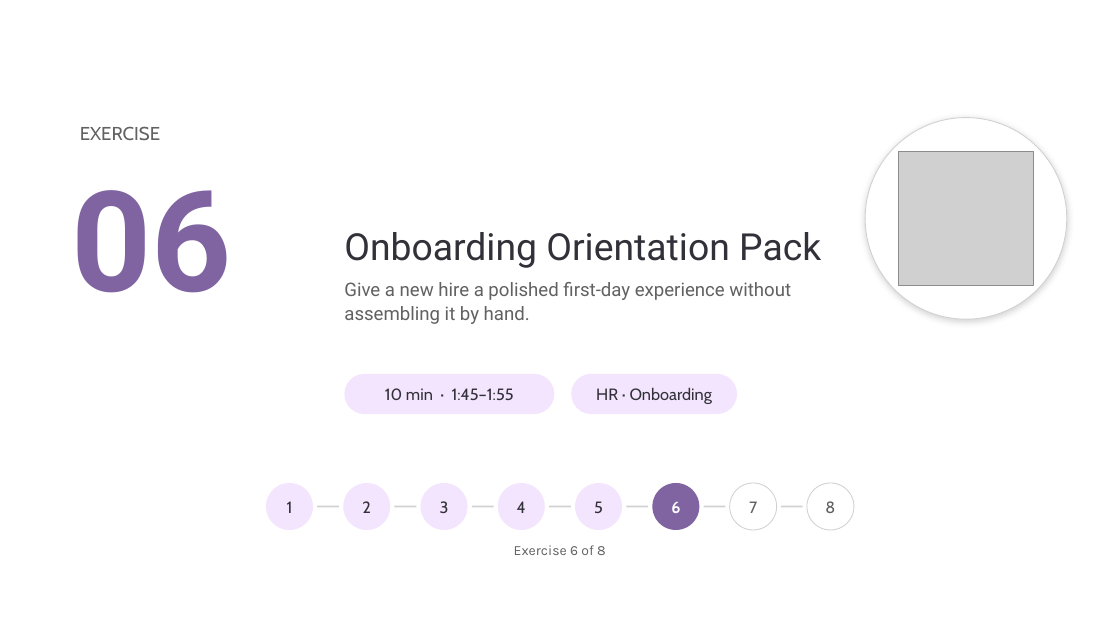
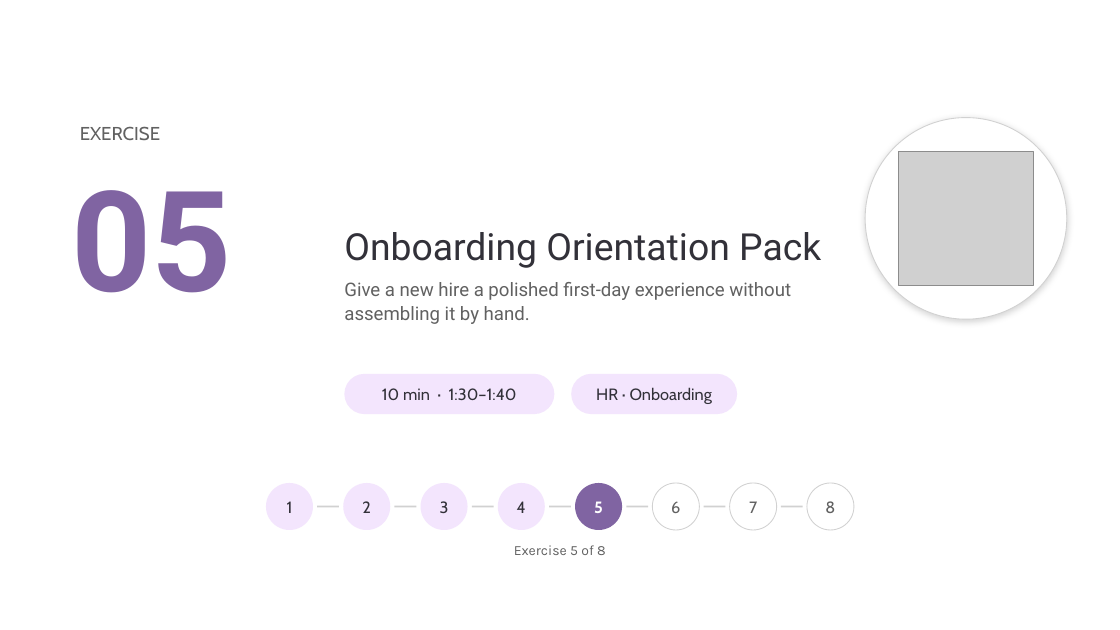
Before and after one commit to ragage/ai_hr_cowork_workshop, a slide deck: slide 37 of instructor/instructor-deck.pptx (slide 41 before the commit). Drawn at 1120x630 pixels with LibreOffice and Linux fonts; fonts in the diff are those of the drawing; grey boxes stand for pictures; background and template pictures are left out. Boxes give left, top, right and bottom in pixels: in the first picture for what was removed or moved away, otherwise in the second. Text is boxed around its words. In the diff, an @@ line names an element or a change of style, - is before the commit and + after.

```diff
--- a/instructor/instructor-deck.pptx
+++ b/instructor/instructor-deck.pptx
@@ text at box(71, 190, 231, 293): text changed @@
-06
+05
@@ text at box(382, 388, 517, 400): text changed @@
-10 min · 1:45–1:55
+10 min · 1:30–1:40
@@ text "5" at box(594, 501, 603, 513): text colour #323139 to #FFFFFF, bold on @@
@@ ellipse at box(576, 483, 623, 530): fill #F3E5FD to #8064A2 @@
@@ text "6" at box(671, 501, 680, 513): text colour #FFFFFF to #616161, bold off @@
@@ ellipse at box(653, 483, 700, 530): fill #8064A2 to #FFFFFF; outline none to #D1D1D1 0.75 pt @@
@@ text at box(514, 545, 606, 555): text changed @@
-Exercise 6 of 8
+Exercise 5 of 8
```
Also in this commit, not shown: 43 other slides changed, 1 slide added, 55 other files.
